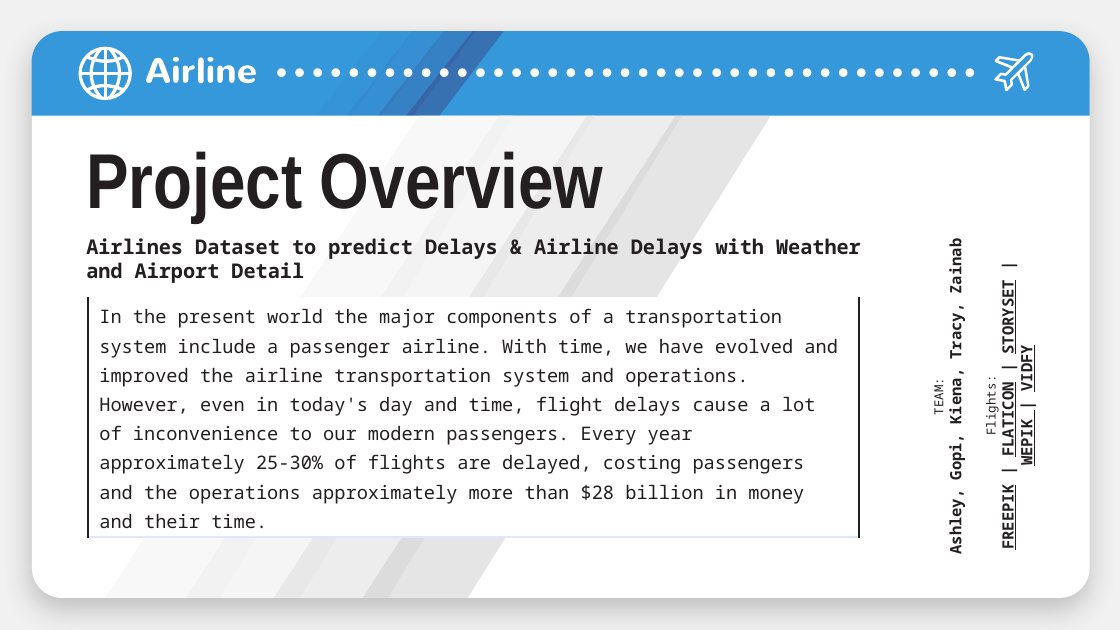
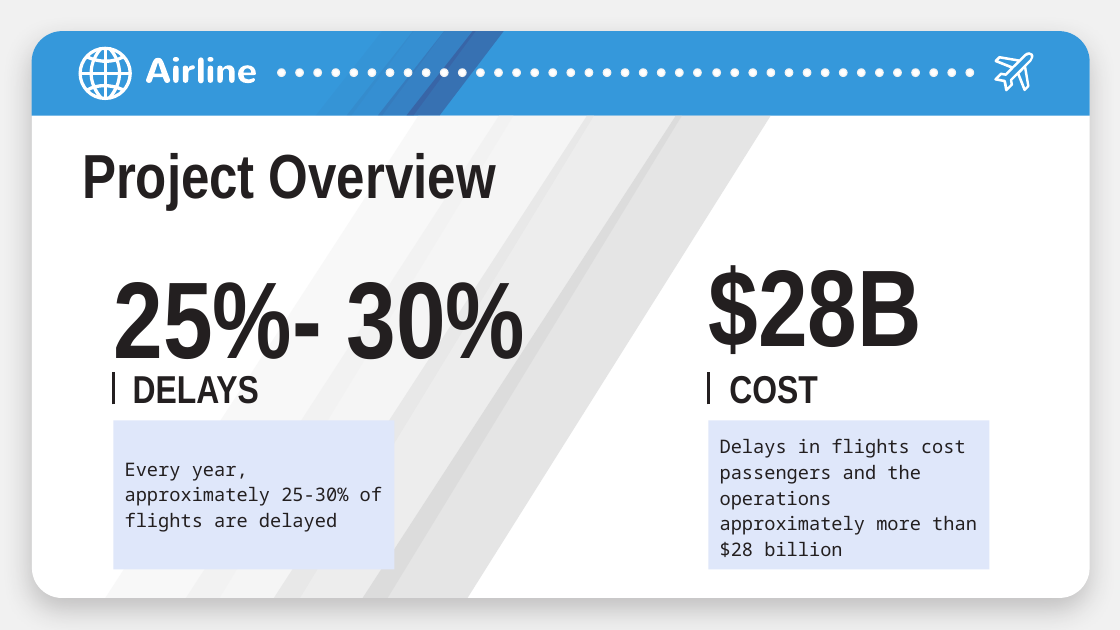
Before and after one commit to gdevashrayee/capstone_project-airline-delays, a slide deck: slide 2 of Airline Delays Powerpoint/AIRLINE DELAYS.pptx. Drawn at 1120x630 pixels with LibreOffice and Linux fonts; fonts in the diff are those of the drawing. Boxes give left, top, right and bottom in pixels: in the first picture for what was removed or moved away, otherwise in the second. Text is boxed around its words. In the diff, an @@ line names an element or a change of style, - is before the commit and + after.

```diff
--- a/Airline Delays Powerpoint/AIRLINE DELAYS.pptx
+++ b/Airline Delays Powerpoint/AIRLINE DELAYS.pptx
@@ title "Project Overview" at (82, 153, 496, 209): size 50 to 40 pt @@
@@ text removed at (86, 238, 861, 283) @@
-Airlines Dataset to predict Delays & Airline Delays with Weather and Airport Detail
@@ title added at (709, 265, 922, 354), 70 pt, text #231F20, bold @@
+$28B
@@ text removed at (930, 243, 966, 552) @@
-TEAM:
-Ashley, Gopi, Kiena, Tracy, Zainab
@@ table removed at (88, 297, 859, 630), 1 rows, 1 columns @@
-In the present world the major components of a transportation system include a passenger airline. With time, we have evolved and improved the airline transportation system and operations. However, even in today's day and time, flight delays cause a lot of inconvenience to our modern passengers. Every year approximately 25-30% of flights are delayed, costing passengers and the operations approximately more than $28 billion in money and their time.
@@ title added at (113, 282, 525, 377), 70 pt, text #231F20, bold @@
+25%- 30%
@@ text removed at (982, 287, 1037, 548) @@
-Flights:
-FREEPIK | FLATICON | STORYSET | WEPIK | VIDFY
@@ line added from (113, 404) to (113, 372), #231F20 2.25 pt @@
@@ title added at (133, 376, 259, 404), 25 pt, text #231F20, bold @@
+DELAYS
@@ line added from (709, 404) to (709, 372), #231F20 2.25 pt @@
@@ title added at (729, 376, 817, 404), 25 pt, text #231F20, bold @@
+COST
@@ subtitle added at (113, 420, 394, 569), fill #DFE7FA, 12 pt, text #231F20 @@
+Every year, approximately 25-30% of flights are delayed
@@ subtitle added at (708, 420, 989, 569), fill #DFE7FA, 12 pt, text #231F20 @@
+Delays in flights cost passengers and the operations approximately more than $28 billion
```
Also in this commit, not shown: 6 other slides changed, 2 slides added, 2 slides removed, 1 other file.
